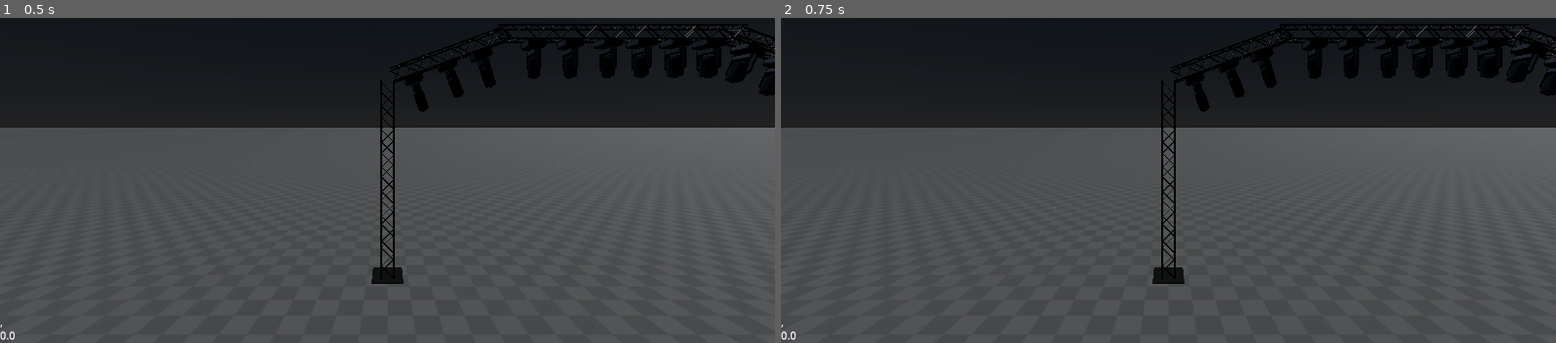
Above: before the commit, frames 1-2 (left to right).
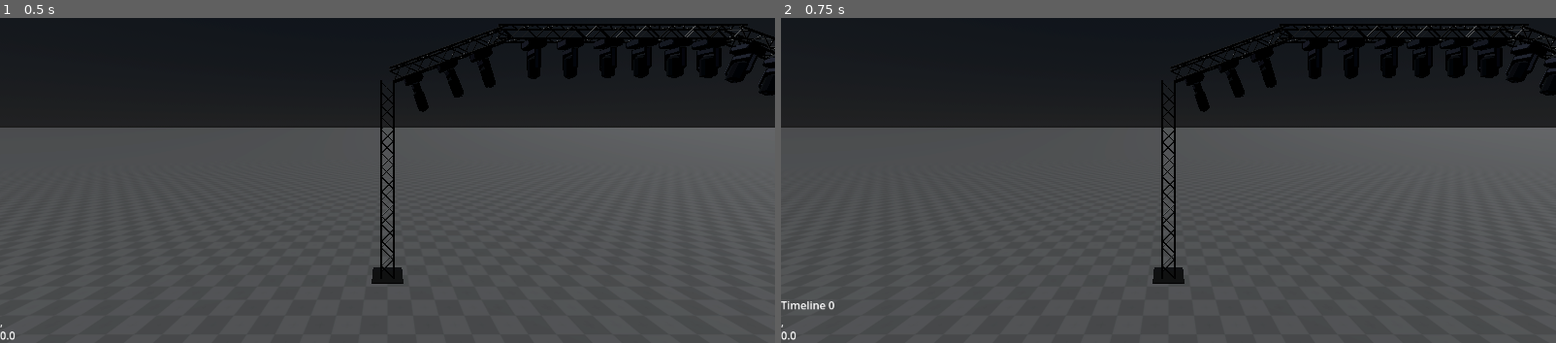
Above: after the commit, the same moments.

Repository: Bigaston/LightShow
Game: Godot game, scene res://scenes/test_scene.tscn
Same seed, same stepped clock (60 frames per second), same inputs: the game is played once before the commit and once after it.
Inputs (mouse positions are in pixels of both pictures, inside the frame that each line leads up to):
- Up to frame 1 (0.5 s): no input
- Up to frame 2 (0.75 s): tap Enter at 0.5 s; move the mouse to (1339, 102) at 0.52 s; tap N (new_timeline, bound only after the commit) at 0.6 s; click (1339, 102) at 0.67 s

Frame 1 is identical in both runs. In frame 2, less than 0.1% of the frame differs, in the area x 0-7%, y 87-90%.

Commit message:
tIMELINE RESET

Diff:
--- a/configs/light_config.tres
+++ b/configs/light_config.tres
@@ -1,4 +1,4 @@
-[gd_resource type="Resource" script_class="SaveData" load_steps=33 format=3]
+[gd_resource type="Resource" script_class="SaveData" load_steps=60 format=3 uid="uid://vtk6bas2nyij"]
 
 [ext_resource type="Script" path="res://scripts/custom_resources/SaveData.gd" id="1_wa0jy"]
 [ext_resource type="Script" path="res://scripts/custom_resources/TimelineContainer.gd" id="2_o2fr7"]
@@ -307,9 +307,275 @@
 1000: SubResource("Resource_o5sik")
 }
 
+[sub_resource type="Resource" id="Resource_euh7u"]
+script = ExtResource("3_dp280")
+time = 0.2
+properties = {
+"angle": 10.1181,
+"color": Color(1, 0.637795, 0, 1),
+"pan": -137.48,
+"power": 0.0,
+"shape": 0,
+"tilt": -36.8504
+}
+
+[sub_resource type="Resource" id="Resource_o227h"]
+script = ExtResource("4_qibg3")
+light_index = 0
+parts = {
+0.2: SubResource("Resource_euh7u")
+}
+
+[sub_resource type="Resource" id="Resource_8fc6m"]
+script = ExtResource("3_dp280")
+time = 0.2
+properties = {
+"angle": 12.1654,
+"color": Color(1, 0.637795, 0, 1),
+"pan": -123.307,
+"power": 0.0,
+"shape": 0,
+"tilt": -31.1811
+}
+
+[sub_resource type="Resource" id="Resource_dlq8n"]
+script = ExtResource("4_qibg3")
+light_index = 0
+parts = {
+0.2: SubResource("Resource_8fc6m")
+}
+
+[sub_resource type="Resource" id="Resource_ry7dl"]
+script = ExtResource("3_dp280")
+time = 0.2
+properties = {
+"angle": 29.0551,
+"color": Color(1, 0, 0, 1),
+"pan": -15.5906,
+"power": 0.0,
+"shape": 0,
+"tilt": -16.063
+}
+
+[sub_resource type="Resource" id="Resource_pdabl"]
+script = ExtResource("4_qibg3")
+light_index = 0
+parts = {
+0.2: SubResource("Resource_ry7dl")
+}
+
+[sub_resource type="Resource" id="Resource_2t1r3"]
+script = ExtResource("3_dp280")
+time = 0.2
+properties = {
+"angle": 36.7323,
+"color": Color(1, 1, 1, 1),
+"pan": -86.4567,
+"power": 0.0,
+"shape": 0,
+"tilt": -6.61417
+}
+
+[sub_resource type="Resource" id="Resource_4vqol"]
+script = ExtResource("4_qibg3")
+light_index = 0
+parts = {
+0.2: SubResource("Resource_2t1r3")
+}
+
+[sub_resource type="Resource" id="Resource_6mrnl"]
+script = ExtResource("3_dp280")
+time = 0.2
+properties = {
+"angle": 6.02362,
+"color": Color(1, 0, 0, 1),
+"pan": -109.134,
+"power": 0.0,
+"shape": 0,
+"tilt": -34.9606
+}
+
+[sub_resource type="Resource" id="Resource_grp32"]
+script = ExtResource("4_qibg3")
+light_index = 0
+parts = {
+0.2: SubResource("Resource_6mrnl")
+}
+
+[sub_resource type="Resource" id="Resource_v1pj7"]
+script = ExtResource("3_dp280")
+time = 0.2
+properties = {
+"angle": 41.8504,
+"color": Color(1, 0, 0, 1),
+"pan": -100.63,
+"power": 0.0,
+"shape": 0,
+"tilt": 8.50394
+}
+
+[sub_resource type="Resource" id="Resource_f0t5w"]
+script = ExtResource("4_qibg3")
+light_index = 0
+parts = {
+0.2: SubResource("Resource_v1pj7")
+}
+
+[sub_resource type="Resource" id="Resource_gtg0l"]
+script = ExtResource("3_dp280")
+time = 0.2
+properties = {
+"angle": 46.4567,
+"color": Color(1, 0, 0, 1),
+"pan": -69.4488,
+"power": 0.0,
+"shape": 0,
+"tilt": 10.3937
+}
+
+[sub_resource type="Resource" id="Resource_fc6ch"]
+script = ExtResource("4_qibg3")
+light_index = 0
+parts = {
+0.2: SubResource("Resource_gtg0l")
+}
+
+[sub_resource type="Resource" id="Resource_4xio2"]
+script = ExtResource("3_dp280")
+time = 0.2
+properties = {
+"angle": 7.55906,
+"color": Color(1, 0, 0, 1),
+"pan": -66.6142,
+"power": 0.0,
+"shape": 0,
+"tilt": -34.9606
+}
+
+[sub_resource type="Resource" id="Resource_5fygk"]
+script = ExtResource("4_qibg3")
+light_index = 0
+parts = {
+0.2: SubResource("Resource_4xio2")
+}
+
+[sub_resource type="Resource" id="Resource_ky3ks"]
+script = ExtResource("3_dp280")
+time = 0.2
+properties = {
+"angle": 38.7795,
+"color": Color(1, 1, 1, 1),
+"pan": 0.0,
+"power": 0.0,
+"shape": 0,
+"tilt": 0.0
+}
+
+[sub_resource type="Resource" id="Resource_mvy3a"]
+script = ExtResource("4_qibg3")
+light_index = 0
+parts = {
+0.2: SubResource("Resource_ky3ks")
+}
+
+[sub_resource type="Resource" id="Resource_5nor3"]
+script = ExtResource("3_dp280")
+time = 0.2
+properties = {
+"angle": 32.6378,
+"color": Color(1, 0, 0, 1),
+"pan": -154.488,
+"power": 0.0,
+"shape": 0,
+"tilt": -25.5118
+}
+
+[sub_resource type="Resource" id="Resource_lhew3"]
+script = ExtResource("4_qibg3")
+light_index = 0
+parts = {
+0.2: SubResource("Resource_5nor3")
+}
+
+[sub_resource type="Resource" id="Resource_13xk1"]
+script = ExtResource("3_dp280")
+time = 0.2
+properties = {
+"angle": 11.1417,
+"color": Color(1, 0.669291, 0, 1),
+"pan": -69.4488,
+"power": 0.0,
+"shape": 0,
+"tilt": -29.2913
+}
+
+[sub_resource type="Resource" id="Resource_pqip3"]
+script = ExtResource("4_qibg3")
+light_index = 0
+parts = {
+0.2: SubResource("Resource_13xk1")
+}
+
+[sub_resource type="Resource" id="Resource_hg0iw"]
+script = ExtResource("3_dp280")
+time = 0.2
+properties = {
+"angle": 11.6535,
+"color": Color(1, 0.653543, 0, 1),
+"pan": -49.6063,
+"power": 0.0,
+"shape": 0,
+"tilt": -33.0709
+}
+
+[sub_resource type="Resource" id="Resource_hjc7s"]
+script = ExtResource("4_qibg3")
+light_index = 0
+parts = {
+0.2: SubResource("Resource_hg0iw")
+}
+
+[sub_resource type="Resource" id="Resource_lfm8c"]
+script = ExtResource("3_dp280")
+time = 0.2
+properties = {
+"angle": 7.55906,
+"color": Color(1, 0.732283, 0, 1),
+"pan": 89.2913,
+"power": 0.0,
+"shape": 0,
+"tilt": 65.1969
+}
+
+[sub_resource type="Resource" id="Resource_qsba8"]
+script = ExtResource("4_qibg3")
+light_index = 0
+parts = {
+0.2: SubResource("Resource_lfm8c")
+}
+
+[sub_resource type="Resource" id="Resource_48l0n"]
+script = ExtResource("2_o2fr7")
+name = "Reset"
+timelines = {
+0: SubResource("Resource_o227h"),
+1: SubResource("Resource_dlq8n"),
+2: SubResource("Resource_pdabl"),
+3: SubResource("Resource_4vqol"),
+4: SubResource("Resource_grp32"),
+5: SubResource("Resource_f0t5w"),
+6: SubResource("Resource_fc6ch"),
+7: SubResource("Resource_5fygk"),
+8: SubResource("Resource_mvy3a"),
+9: SubResource("Resource_lhew3"),
+10: SubResource("Resource_pqip3"),
+11: SubResource("Resource_hjc7s"),
+1000: SubResource("Resource_qsba8")
+}
+
 [sub_resource type="Resource" id="Resource_0u2kl"]
 script = ExtResource("5_p3unj")
-containers = Array[ExtResource("2_o2fr7")]([SubResource("Resource_j7400")])
+containers = Array[ExtResource("2_o2fr7")]([SubResource("Resource_j7400"), SubResource("Resource_48l0n")])
 
 [resource]
 script = ExtResource("1_wa0jy")
@@ -332,26 +598,26 @@
 0: {
 "angle": 10.1181,
 "color": Color(1, 0.637795, 0, 1),
-"pan": -103.465,
-"power": 0.0,
-"shape": 0,
-"tilt": -76.5354
+"pan": -137.48,
+"power": 0.0,
+"shape": 0,
+"tilt": -36.8504
 },
 1: {
 "angle": 12.1654,
-"color": Color(1, 0.574803, 0, 1),
-"pan": -100.63,
-"power": 0.0,
-"shape": 0,
-"tilt": -76.5354
+"color": Color(1, 0.637795, 0, 1),
+"pan": -123.307,
+"power": 0.0,
+"shape": 0,
+"tilt": -31.1811
 },
 2: {
-"angle": 31.1024,
-"color": Color(1, 0, 0, 1),
-"pan": -55.2756,
-"power": 0.0,
-"shape": 0,
-"tilt": -14.1732
+"angle": 29.0551,
+"color": Color(1, 0, 0, 1),
+"pan": -15.5906,
+"power": 0.0,
+"shape": 0,
+"tilt": -16.063
 },
 3: {
 "angle": 36.7323,
@@ -412,18 +678,18 @@
 10: {
 "angle": 11.1417,
 "color": Color(1, 0.669291, 0, 1),
-"pan": -86.4567,
-"power": 0.0,
-"shape": 0,
-"tilt": -80.315
+"pan": -69.4488,
+"power": 0.0,
+"shape": 0,
+"tilt": -29.2913
 },
 11: {
 "angle": 11.6535,
 "color": Color(1, 0.653543, 0, 1),
-"pan": -69.4488,
-"power": 0.0,
-"shape": 0,
-"tilt": -80.315
+"pan": -49.6063,
+"power": 0.0,
+"shape": 0,
+"tilt": -33.0709
 },
 1000: {
 "angle": 7.55906,
@@ -431,7 +697,7 @@
 "pan": 89.2913,
 "power": 0.0,
 "shape": 0,
-"tilt": 80.315
+"tilt": 65.1969
 }
 }
 lights_group = Array[Array]([[0, 1], [10, 11], [4, 7], [2, 9, 5, 6], [1000], [3, 8], []])
--- a/project.godot
+++ b/project.godot
@@ -78,6 +78,11 @@
 "events": [Object(InputEventKey,"resource_local_to_scene":false,"resource_name":"","device":-1,"window_id":0,"alt_pressed":false,"shift_pressed":true,"ctrl_pressed":false,"meta_pressed":false,"pressed":false,"keycode":0,"physical_keycode":82,"key_label":0,"unicode":82,"echo":false,"script":null)
 ]
 }
+new_timeline={
+"deadzone": 0.5,
+"events": [Object(InputEventKey,"resource_local_to_scene":false,"resource_name":"","device":-1,"window_id":0,"alt_pressed":false,"shift_pressed":false,"ctrl_pressed":false,"meta_pressed":false,"pressed":false,"keycode":0,"physical_keycode":78,"key_label":0,"unicode":110,"echo":false,"script":null)
+]
+}
 
 [layer_names]
 
--- a/scripts/custom_resources/SaveData.gd
+++ b/scripts/custom_resources/SaveData.gd
@@ -4,5 +4,4 @@
 @export var lights: Dictionary
 @export var lights_param: Dictionary
 @export var lights_group: Array[Array] = []
-@export var timelines: TimelineContainer
 @export var timeline_manager: TimelineManager
--- a/scripts/proto/MidiInput.gd
+++ b/scripts/proto/MidiInput.gd
@@ -11,8 +11,9 @@
 
 var snapshot: Dictionary = {}
 
-var timelines: TimelineManager
-var current_timelines: TimelineContainer
+var timelines: TimelineManager = TimelineManager.new()
+var current_timelines: TimelineContainer = TimelineContainer.new()
+var current_timeline_index = 0
 var current_time: float = 0.0
 
 # Called when the node enters the scene tree for the first time.
@@ -26,6 +27,13 @@
 
 	if Input.is_action_just_pressed("load_data"):
 		load_data()
+
+	if Input.is_action_just_pressed("new_timeline"):
+		var tl = TimelineContainer.new()
+		tl.name = "Timeline %s" % timelines.containers.size()
+		timelines.containers.push_back(tl)
+
+		update_current_timeline(timelines.containers.size() - 1)
 
 func _input(input_event):
 	if input_event is InputEventMIDI:
@@ -52,6 +60,22 @@
 			unselect_light()
 			restore_snapshot()
 
+	if event.controller_number == 43 && event.controller_value == 0:
+		current_timeline_index -= 1
+
+		if current_timeline_index < 0:
+			current_timeline_index = timelines.containers.size() - 1
+
+		update_current_timeline(current_timeline_index)
+
+	if event.controller_number == 44 && event.controller_value == 0:
+		current_timeline_index += 1
+
+		if current_timeline_index >= timelines.containers.size():
+			current_timeline_index = 0
+
+		update_current_timeline(current_timeline_index)
+
 	if selected_light == null:
 		if event.controller_number == 0:
 			for key in lights.keys():
@@ -161,6 +185,34 @@
 
 			update_part_display()
 
+		if event.controller_number == 42 && event.controller_value == 0:
+			if !current_timelines.timelines.has(select_id):
+				return
+
+			var timeline = current_timelines.timelines[select_id] as Timeline
+
+			if !timeline.parts.has(current_time):
+				return
+
+			timeline.parts.erase(current_time)
+			update_part_display()
+
+		if event.controller_number == 45 && event.controller_value == 0:
+			if !current_timelines.timelines.has(select_id):
+				return
+
+			var timeline = current_timelines.timelines[select_id] as Timeline
+
+			if !timeline.parts.has(current_time):
+				return
+
+			var part = timeline.parts[current_time] as TimelinePart
+
+			for prop in part.properties.keys():
+				selected_light[prop] = part.properties[prop]
+
+			update_part_display()
+
 		# Timeline prev
 		if event.controller_number == 61 && event.controller_value == 0:
 			current_time -= timeline_step
@@ -297,3 +349,5 @@
 
 	current_timelines = timelines.containers[index]
 	%CurrentTimeline.text = current_timelines.name
+
+	current_timeline_index = index
